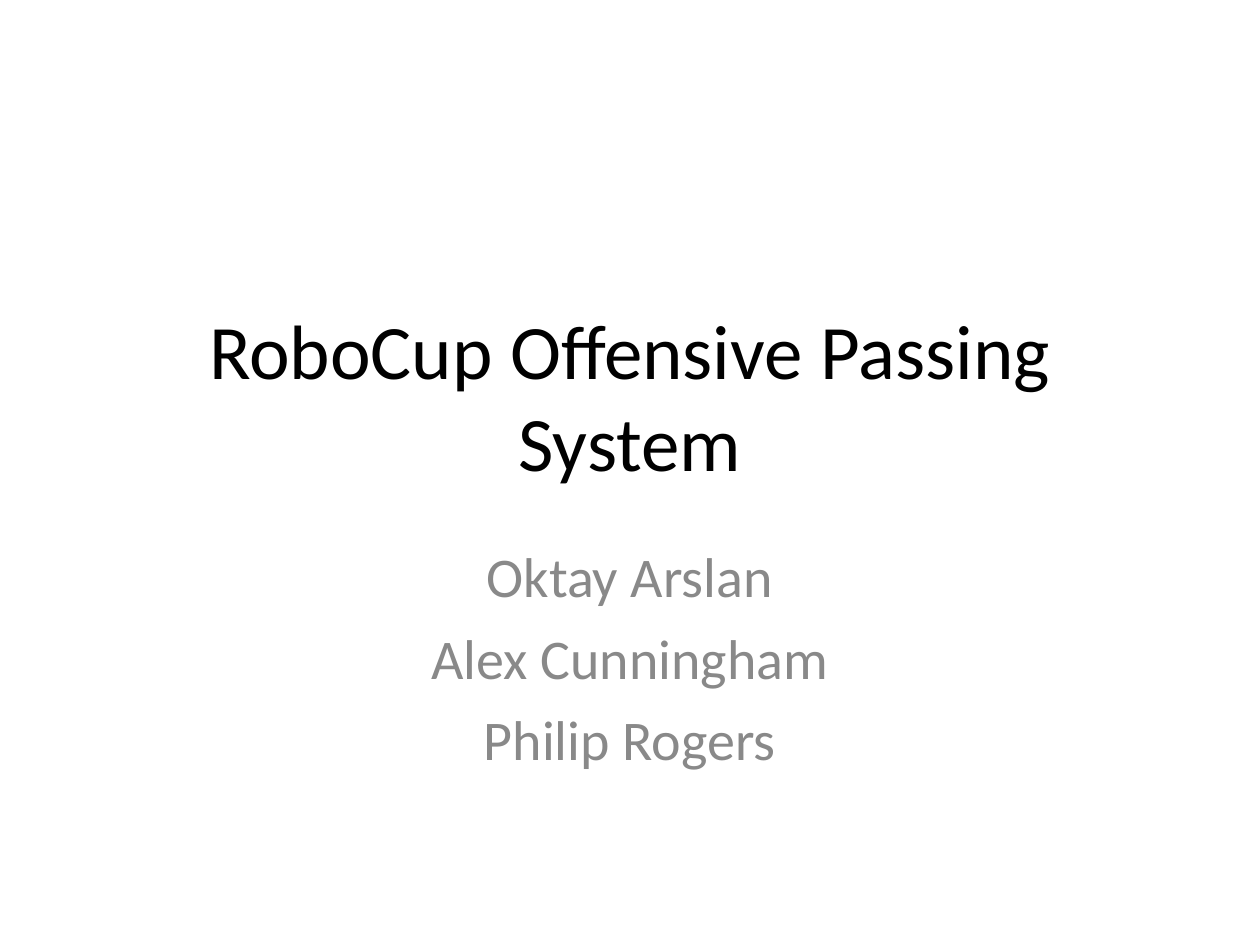
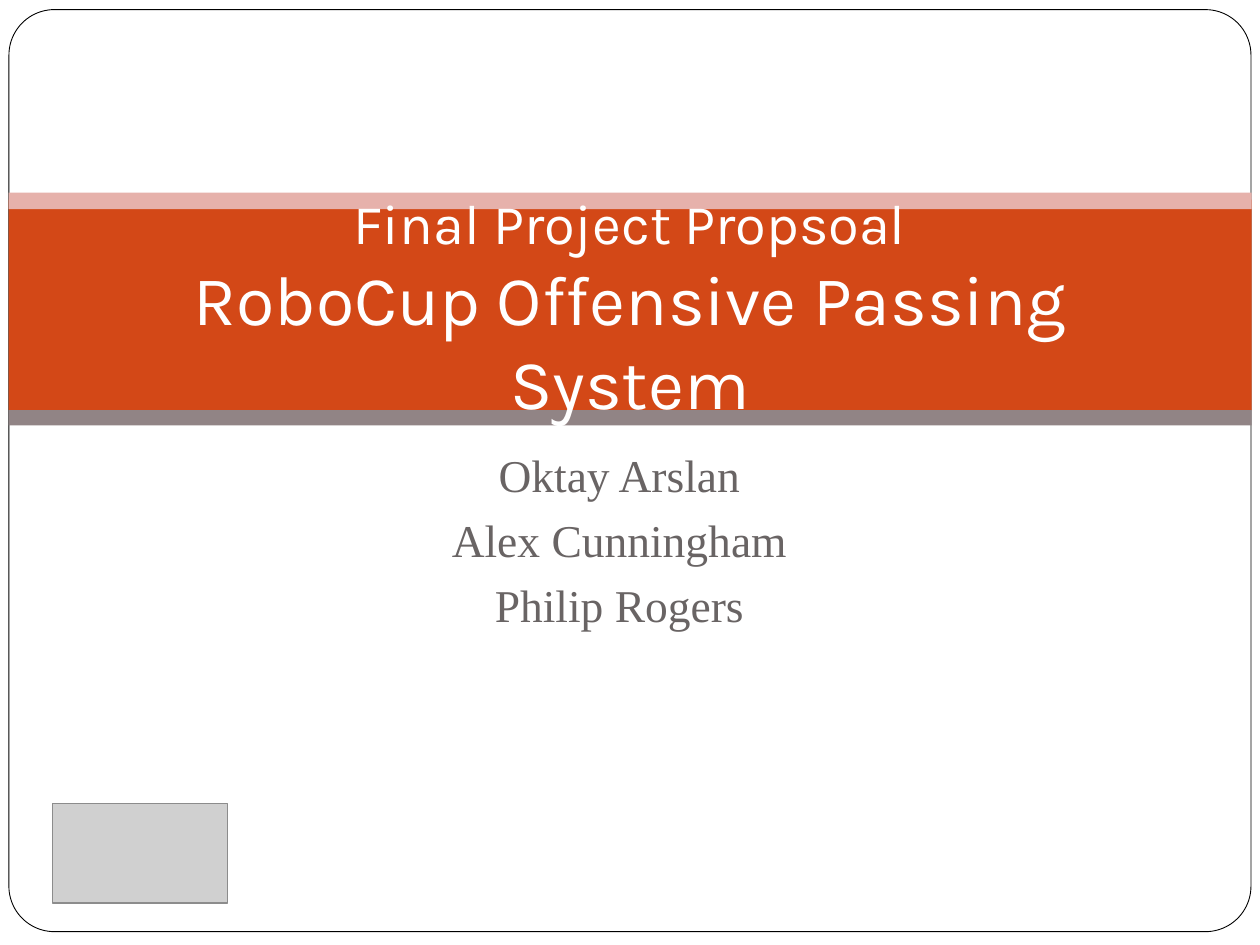
Before and after one commit to oarslan3/gt-cs-rip-projects, a slide deck: slide 1 of final/ProposalPresentation.ppt. Drawn at 1260x945 pixels with LibreOffice and Linux fonts; fonts in the diff are those of the drawing; grey boxes stand for pictures; background and template pictures are left out. Boxes give left, top, right and bottom in pixels: in the first picture for what was removed or moved away, otherwise in the second. Text is boxed around its words. In the diff, an @@ line names an element or a change of style, - is before the commit and + after.

Commit message:
Updated presentation with pictures and prettiness

```diff
--- a/final/ProposalPresentation.ppt
+++ b/final/ProposalPresentation.ppt
@@ rounded rectangle added at <box>9,10,1251,932</box>, fill #FFFFFF, outline #000000 0.51 pt @@
@@ rectangle added at <box>9,200,1251,411</box>, fill #D34817 @@
@@ rectangle added at <box>9,193,1251,209</box>, fill #E6B1AB @@
@@ title at <box>194,193,1066,425</box>: text changed; size 44 to 40 pt; font Calibri to Karla; text colour #000000 to #FFFFFF @@
-RoboCup Offensive Passing System
+Final Project Propsoal
+RoboCup Offensive Passing System
@@ rectangle added at <box>9,411,1251,426</box>, fill #918485 @@
@@ subtitle "Oktay Arslan": place and size @@
-subtitle "Oktay Arslan" at <box>431,558,828,770</box>
+subtitle "Oktay Arslan" at <box>452,460,787,631</box>
@@ subtitle "Oktay Arslan" at <box>452,460,787,631</box>: size 32 to 26 pt, font Calibri to Times New Roman, text colour #898989 to #696464; less space between paragraphs @@
@@ picture added at <box>53,804,228,903</box> @@
```
Also in this commit, not shown: 8 other slides changed.
